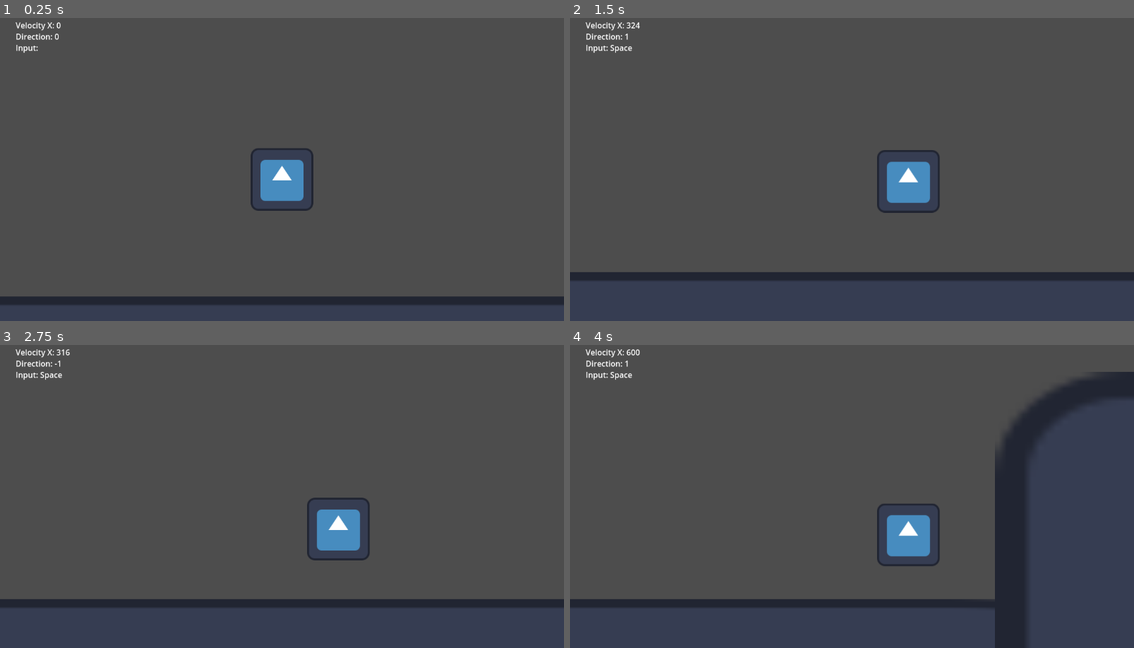
Above: before the commit, frames 1-4 (two rows, left to right).
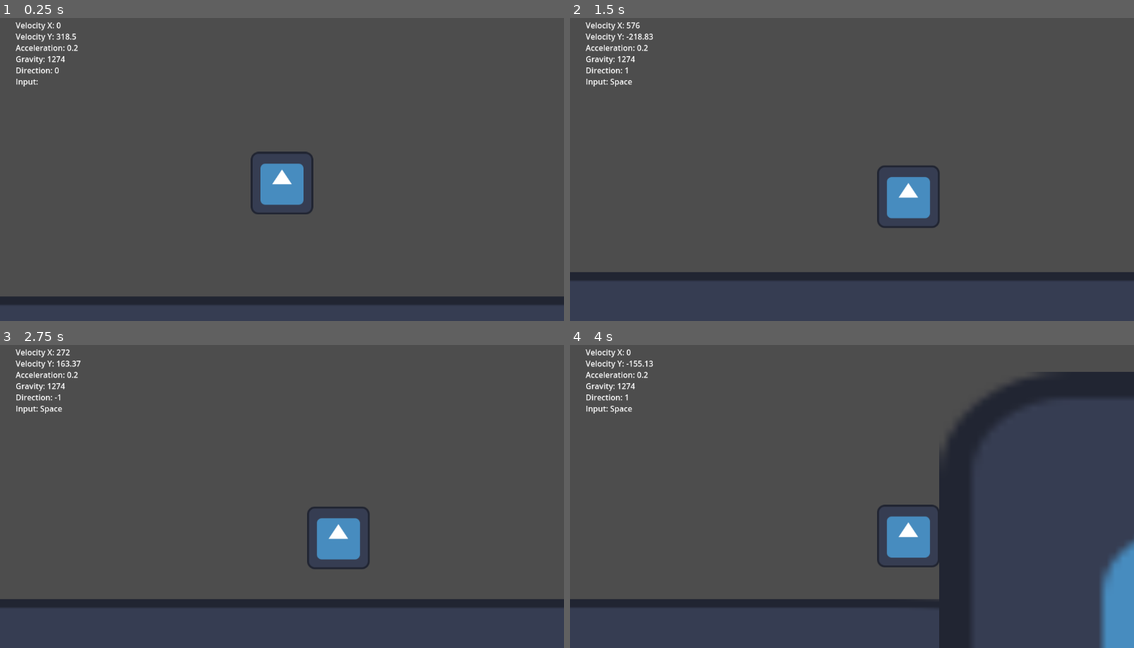
Above: after the commit, the same moments.

Repository: NxKuma/ISCS_Platformer
Game: Godot game, scene res://Scene/Main.tscn
The game is run twice, just before and just after one commit, with the same random seed, the same clock (stepped at 60 frames per second) and the same inputs. The engine's default icon, where the game draws it, is replaced by a stand-in: a white triangle on a blue panel in a dark square.
Inputs:
- Up to frame 1 (0.25 s): no input
- Up to frame 2 (1.5 s): hold Shift (Run) 0.53-1.28 s; hold D (Right) from 0.53 s (still down); tap Space (Space) at 0.8, 1.35 s
- Up to frame 3 (2.75 s): tap Shift (Run) at 1.55 s; release D (Right) at 2.03 s; hold A (Left) from 2.03 s (still down); hold Shift (Run) from 2.03 s (still down); tap Space (Space) at 2.3 s
- Up to frame 4 (4 s): release A (Left) at 2.78 s; release Shift (Run) at 2.78 s; hold D (Right) from 2.78 s (still down); tap Space (Space) at 2.85, 3.8 s; tap Shift (Run) at 3.05 s; hold Shift (Run) from 3.53 s (still down)

The runs differ from the first frame. In frame 1, 1.1% of the frame differs, in the area x 2-56%, y 5-65%; in frame 2, 1.8%; in frame 3, 1.5%; in frame 4, 13%, in the area x 2-100%, y 1-100%.

Commit message:
Started Handling Going down One Way Tile

Diff:
--- a/Scene/Character.tscn
+++ b/Scene/Character.tscn
@@ -13,8 +13,9 @@
 walk_speed = 120
 run_speed = 40
 jump_velocity = -650.0
-gravity_level = 1.065
-deccelerate = 0.08
+gravity_level = 1.3
+deccelerate = 0.7
+accelerate = 0.2
 
 [node name="Sprite2D" type="Sprite2D" parent="."]
 texture = ExtResource("1_6xw8v")
--- a/Scene/Debug.gd
+++ b/Scene/Debug.gd
@@ -10,5 +10,5 @@
 
 # Called every frame. 'delta' is the elapsed time since the previous frame.
 func _process(delta):
-	debug_string = "Velocity X: " + str(snappedf(player.velocity.x,0.01)) + "\nDirection: " + str(player.direction) + "\nInput: " + input_string
+	debug_string = "Velocity X: " + str(snappedf(player.velocity.x,0.01)) + "\nVelocity Y: " + str(snappedf(player.velocity.y,0.01)) +  "\nAcceleration: " + str(player.accelerate) + "\nGravity: " + str(player.gravity) + "\nDirection: " + str(player.direction) + "\nInput: " + input_string
 	label.set_text(debug_string)
--- a/Scripts/Player.gd
+++ b/Scripts/Player.gd
@@ -7,12 +7,13 @@
 
 
 @onready var debug: CanvasLayer = $"../DebugLayer"
+@onready var collision_shape_2d: CollisionShape2D = $CollisionShape2D
 
 @export var walk_speed: int = 350
 @export var run_speed: int = 500
 @export var jump_velocity: float = -600.0
 
-@export_range(1,2) var gravity_level: float = 1
+@export_range(1,8) var gravity_level: float = 1
 @export_range(0,1) var jump_deccelerate: float = 0.5
 @export_range(0,1) var deccelerate: float = 0.1
 @export_range(0,1) var accelerate: float = 0.1
@@ -24,29 +25,32 @@
 	# Add the gravity.
 	if not is_on_floor():
 		velocity.y += gravity * delta
+	elif not is_on_floor() and velocity.y > 0:
+		velocity.y += gravity * delta * velocity.y
 	else:
 		jump_left = 2
+#-----------------------------------------------------------------------------------------------
+	# Handle jump.
+	if !Input.is_action_pressed("Down"):
+		if Input.is_action_just_pressed("Space") and (is_on_floor() or is_on_wall()):
+			velocity.y = jump_velocity
+			jump_left -= 1
+		elif Input.is_action_just_pressed("Space") and jump_left > 0:
+			velocity.y = jump_velocity
+			jump_left -= 1
 
-	# Handle jump.
-	if Input.is_action_just_pressed("Space") and (is_on_floor() or is_on_wall()):
-		velocity.y = jump_velocity
-		jump_left -= 1
-	elif Input.is_action_just_pressed("Space") and jump_left > 0:
-		velocity.y = jump_velocity
-		jump_left -= 1
-
-	if Input.is_action_just_released("Space") and velocity.y < 0:
-		velocity.y *= jump_deccelerate
-
+		if Input.is_action_just_released("Space") and velocity.y < 0:
+			velocity.y *= jump_deccelerate
+#-----------------------------------------------------------------------------------------------
 	#Handle Running
 	var speed:int
 	var speed_limit:int
 	if Input.is_action_pressed("Run"):
 		speed = run_speed
-		speed_limit = 600
+		speed_limit = 800
 	else:
 		speed = walk_speed
-		speed_limit = 480
+		speed_limit = 560
 
 	# Get the input direction and handle the movement/deceleration.
 	# As good practice, you should replace UI actions with custom gameplay actions.
@@ -66,8 +70,12 @@
 		if velocity.x < speed_limit:
 			velocity.x += direction * speed *accelerate
 	else:
-		velocity.x = move_toward(velocity.x, 0, speed*deccelerate)
+		if is_on_floor():
+			velocity.x = move_toward(velocity.x, 0, speed*deccelerate)
 
 	move_and_slide()
 
 #-----------------------------------------------------------------------------------------------
+
+func _input(event: InputEvent):
+	pass
